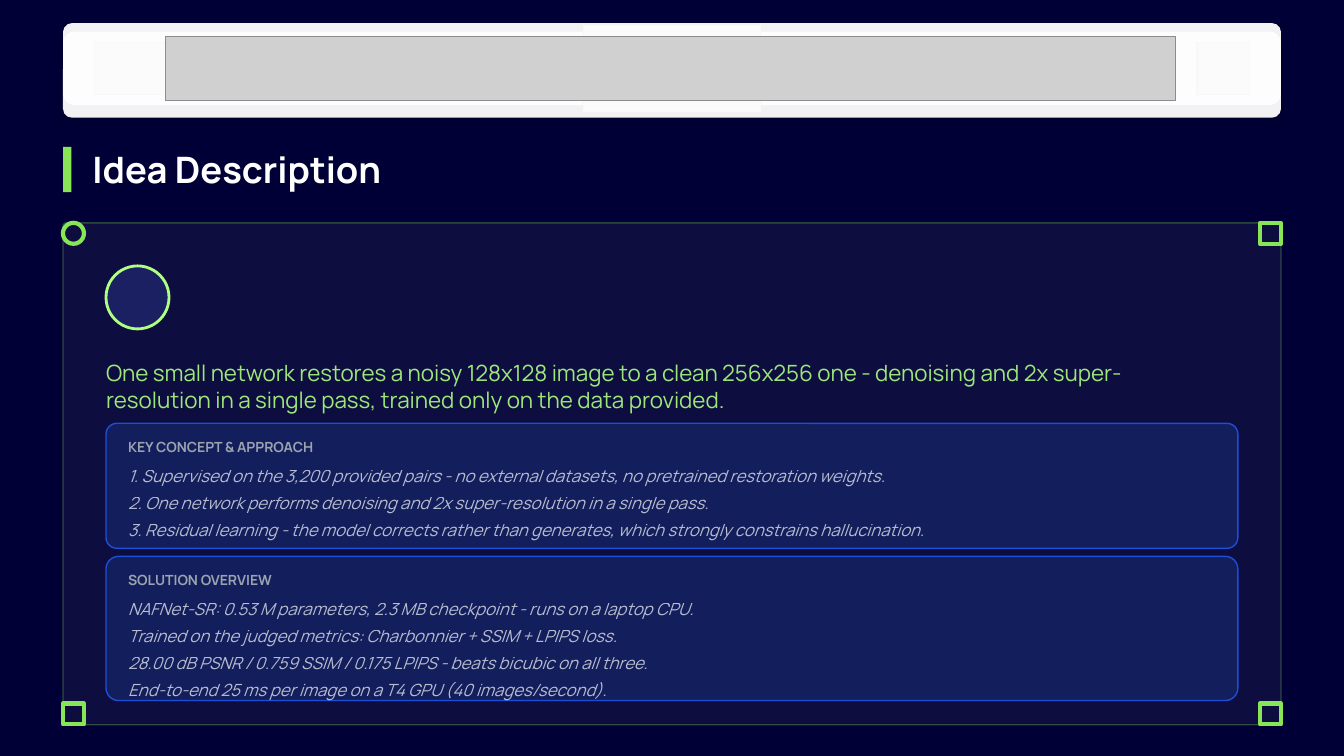
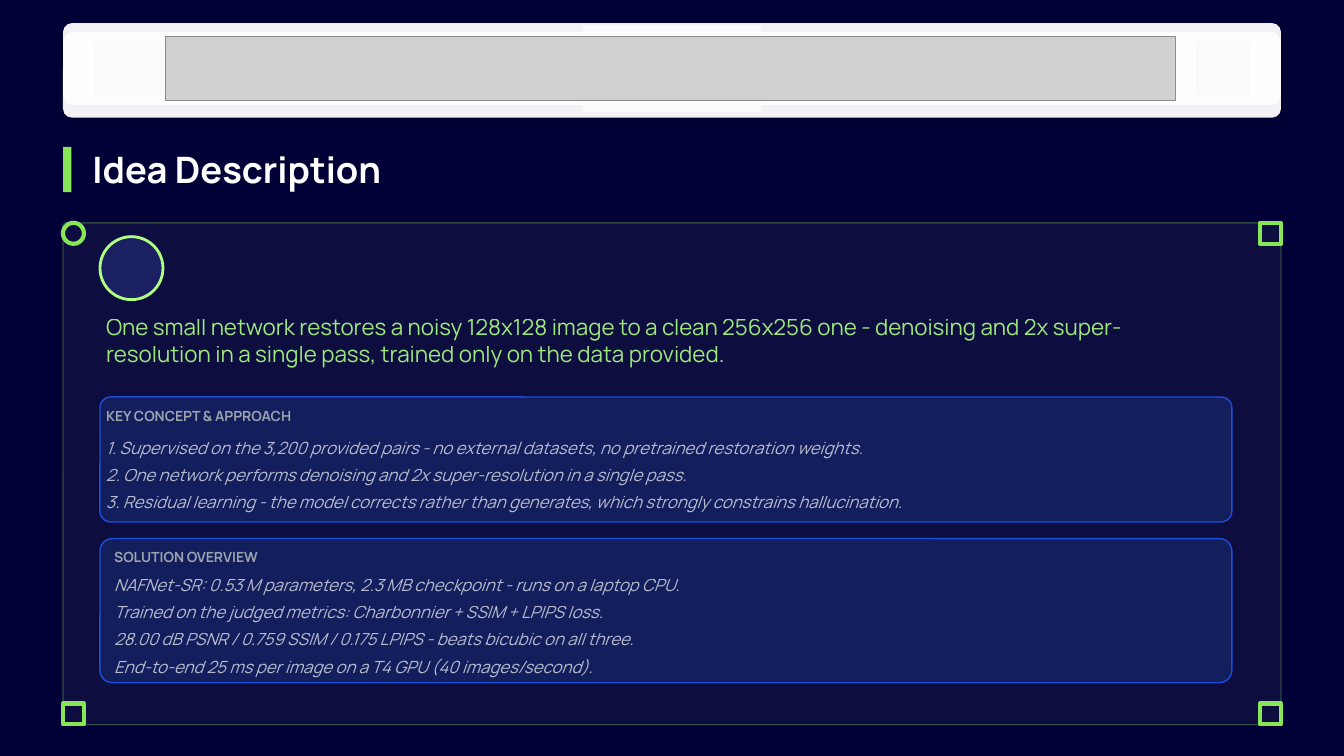
Before and after one commit to prakharbajaj1551/semicon-image-restoration, a slide deck: slide 3 of BYTE BRIGADE_PS01.pptx. Drawn at 1344x756 pixels with LibreOffice and Linux fonts; fonts in the diff are those of the drawing; grey boxes stand for pictures; background and template pictures are left out. Boxes give left, top, right and bottom in pixels: in the first picture for what was removed or moved away, otherwise in the second. Text is boxed around its words. In the diff, an @@ line names an element or a change of style, - is before the commit and + after.

```diff
--- a/BYTE BRIGADE_PS01.pptx
+++ b/BYTE BRIGADE_PS01.pptx
@@ ellipse: place and size @@
-ellipse at [106, 266, 168, 329]
+ellipse at [100, 237, 162, 299]
@@ text "One small network restores a ...": place and size @@
-text "One small network restores a ..." at [106, 364, 1122, 414]
+text "One small network restores a ..." at [106, 319, 1122, 368]
@@ rounded rectangle: place and size @@
-rounded rectangle at [106, 423, 1238, 548]
+rounded rectangle at [100, 397, 1232, 522]
@@ text "KEY CONCEPT & APPROACH": place and size @@
-text "KEY CONCEPT & APPROACH" at [128, 442, 313, 452]
+text "KEY CONCEPT & APPROACH" at [106, 411, 291, 421]
@@ text "1. Supervised on the 3,200 ...": place and size @@
-text "1. Supervised on the 3,200 ..." at [128, 470, 924, 540]
+text "1. Supervised on the 3,200 ..." at [106, 441, 902, 512]
@@ rounded rectangle: place and size @@
-rounded rectangle at [106, 557, 1238, 701]
+rounded rectangle at [100, 538, 1232, 683]
@@ text "SOLUTION OVERVIEW": place and size @@
-text "SOLUTION OVERVIEW" at [128, 575, 272, 585]
+text "SOLUTION OVERVIEW" at [114, 552, 258, 562]
@@ text "NAFNet-SR: 0.53 M parameters, 2.3 ...": place and size @@
-text "NAFNet-SR: 0.53 M parameters, 2.3 ..." at [128, 603, 694, 701]
+text "NAFNet-SR: 0.53 M parameters, 2.3 ..." at [114, 579, 680, 678]
```
Also in this commit, not shown: 2 other slides changed, 35 other files.
